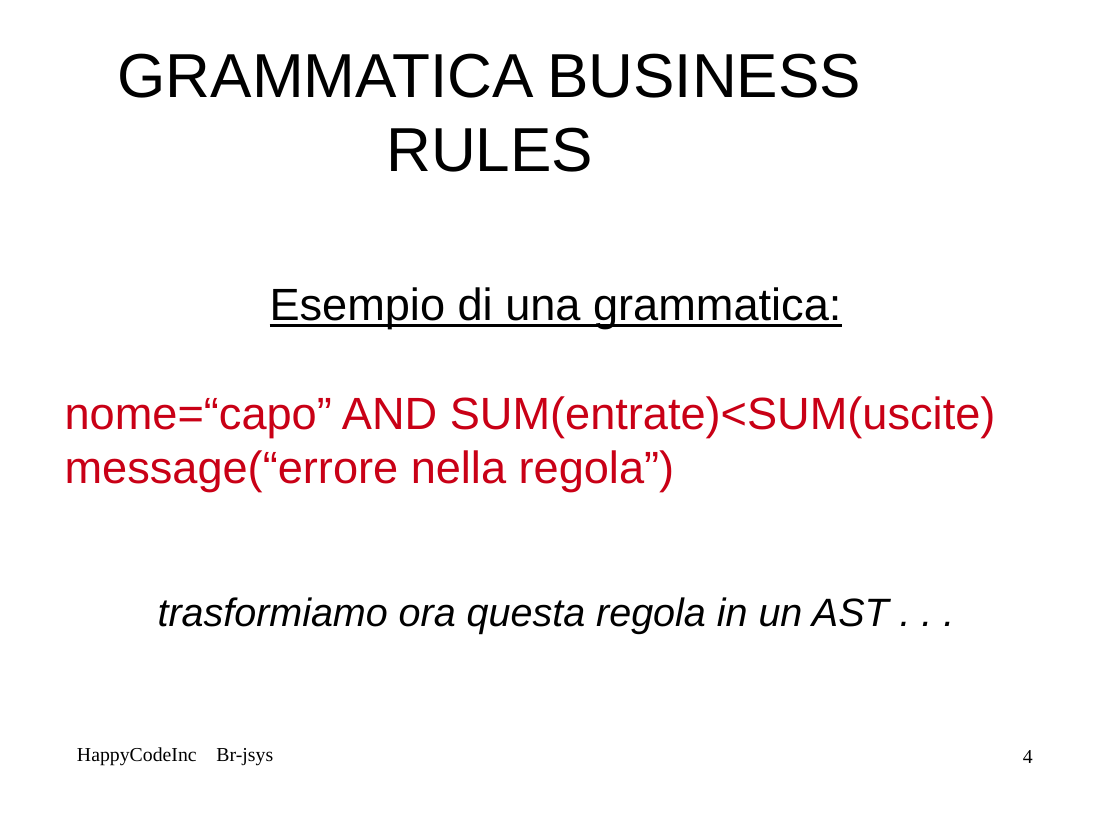
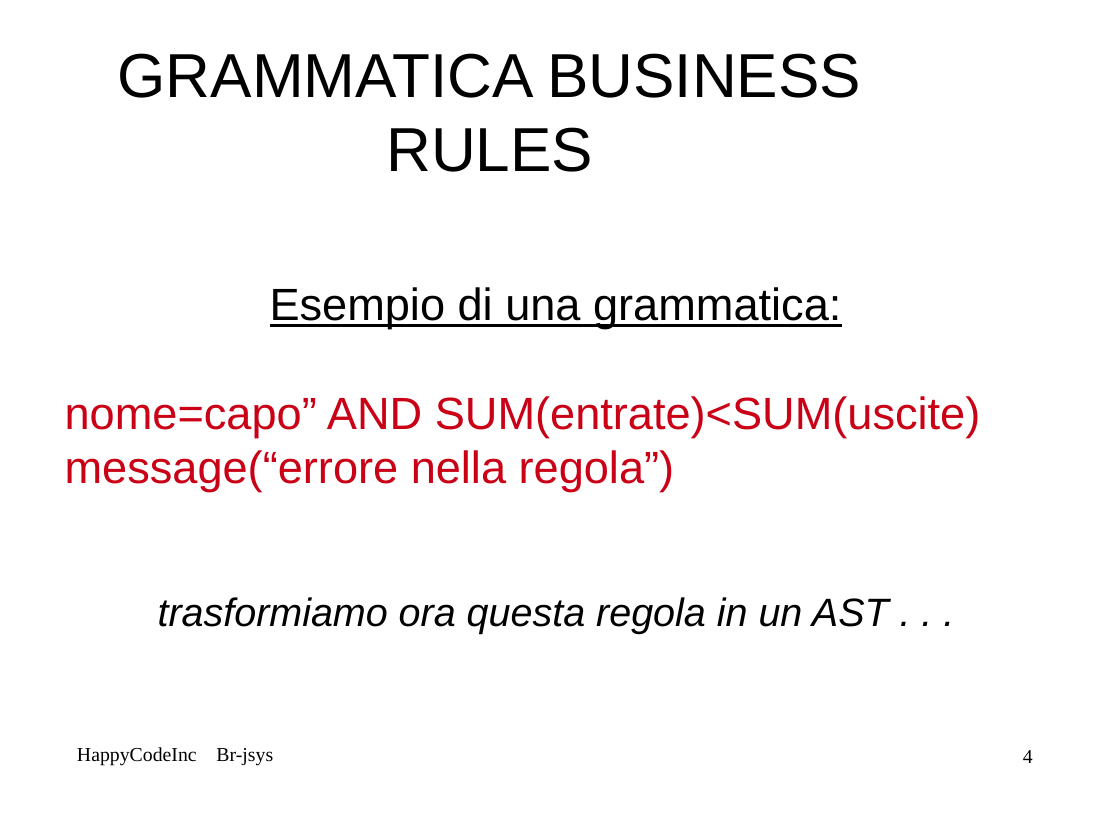
Before and after one commit to mbortola/br-jsys, a slide deck: slide 4 of trunk/RPD-presentation/Alessia-RPD.odp. Drawn at 1120x840 pixels with LibreOffice and Linux fonts; fonts in the diff are those of the drawing; background and template pictures are left out. Boxes give left, top, right and bottom in pixels: in the first picture for what was removed or moved away, otherwise in the second. Text is boxed around its words. In the diff, an @@ line names an element or a change of style, - is before the commit and + after.

```diff
--- a/trunk/RPD-presentation/Alessia-RPD.odp
+++ b/trunk/RPD-presentation/Alessia-RPD.odp
@@ subtitle at [65,396,981,437]: text changed @@
-nome=“capo” AND SUM(entrate)<SUM(uscite)
+nome=capo” AND SUM(entrate)<SUM(uscite)
```
Also in this commit, not shown: 2 other slides changed.
